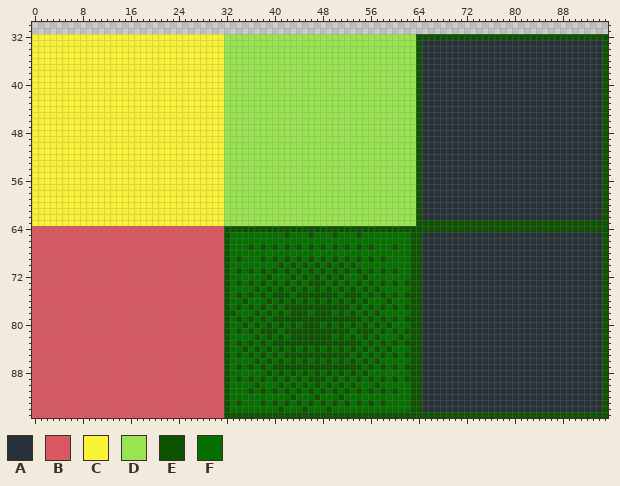
Two states of a pixel-art file, Assets/AnimationImporter-master/tiles/tile_hatch.ase. Above is the file before it was changed.
96x96 pixels, 1 frame. Shown: x 0..95, y 30..95.
Palette (. is transparent): A #263238  B #d95763  C #fbf236  D #99e550  E #0d5302  F #056f00
After the commit:
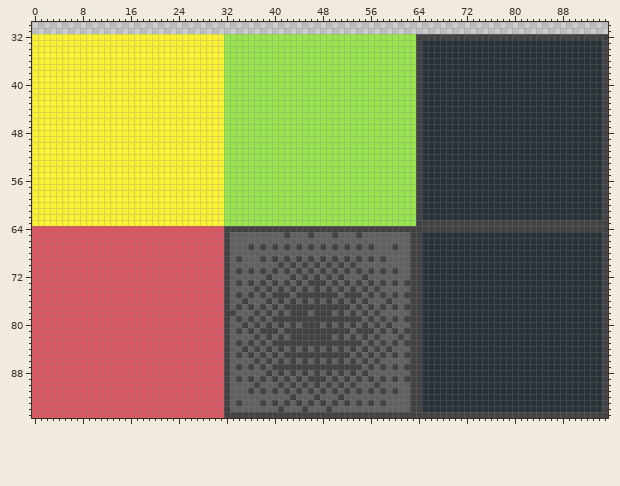
What changed:
@@ palette @@
-E #0d5302
+E #424242
-F #056f00
+F #616161
Pixel boxes of the changes (left, top, right, bottom) in both pictures:
changed: (224, 34, 608, 418)
